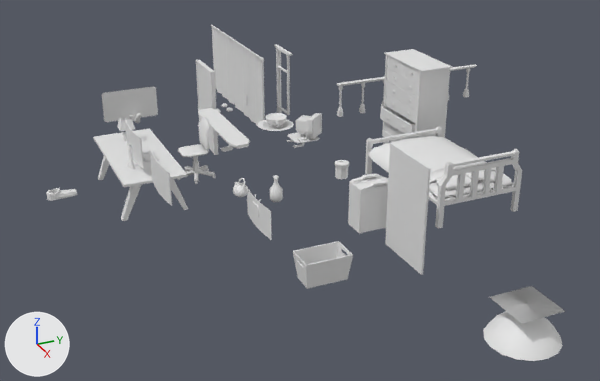
The Blender file assets/3d/householdModels.blend as it was, and as the next commit left it.
Camera for both pictures: a camera (50 mm lens) standing at (25.11, -11.64, 11.08) and looking at (1.52, -1.03, -0.71). The lights are fixed; the arrows at lower left show +X, +Y and +Z.
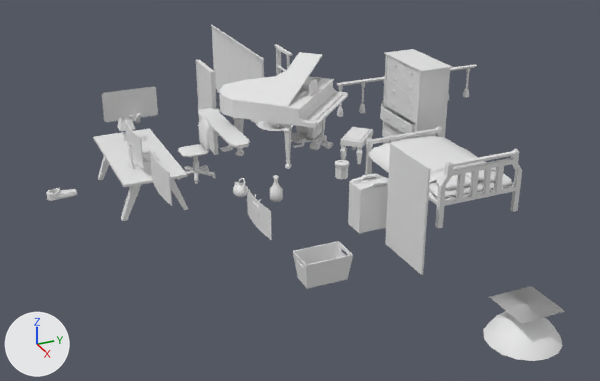
Boxes [x1, y1, x2, y2] around the edits, measured in the pictures (600 x 381 px):
'grandPiano', added
    after: [219, 52, 373, 169]
'grandPiano.003', added
    after: [344, 127, 370, 141]
'grandPiano.001', added
    after: [311, 94, 343, 121]
'Cube.040', added
    after: [309, 80, 318, 96]
'grandPiano.002', added
    after: [320, 140, 333, 149]
'grandPiano.004', added
    after: [289, 94, 320, 106]

Diff of the bpy script that builds the scene:
```diff
--- a/assets/3d/householdModels.blend.py
+++ b/assets/3d/householdModels.blend.py
@@ me_grandpiano_004 @@
+me_grandpiano_004.from_pydata(...)  # 28 vertices, 24 faces; spans x -87.2..-74.8, y 6.4..8.0, z 1.2..16.2
@@ me_cube_040 @@
+me_cube_040.from_pydata(...)  # 180 vertices, 178 faces; spans x -1.02..1.02, y -1.65..1.65, z -1.34..1.22
@@ me_grandpiano_003 @@
+me_grandpiano_003.from_pydata([(-72.69, 2.57, 2.42), (-72.69, 3.21, 2.42), (-74.42, 2.57, 4.15), (-74.42, 3.21, 4.15), (-75.95, 2.57, -0.83), (-75.95, 3.21, -0.83), (-77.68, 2.57, 0.89), (-77.68, 3.21, 0.89)], [], [(0, 1, 3, 2), (2, 3, 7, 6), (6, 7, 5, 4), (4, 5, 1, 0), (7, 3, 1, 5)])
@@ me_grandpiano_002 @@
+me_grandpiano_002.from_pydata(...)  # 60 vertices, 48 faces; spans x -79.65..-77.51, y 0.47..1.21, z 3.83..5.98
@@ me_grandpiano_001 @@
+me_grandpiano_001.from_pydata(...)  # 969 vertices, 765 faces; spans x -84.15..-73.81, y 6.33..6.52, z 0.03..10.36
@@ me_grandpiano @@
+me_grandpiano.from_pydata(...)  # 1433 vertices, 1245 faces; spans x -88.5..-72.1, y -0.7..12.2, z -1.4..19.1
@@ ob_grandpiano_004 @@
+ob_grandpiano_004 = bpy.data.objects.new('grandPiano.004', me_grandpiano_004)
+ob_grandpiano_004.location = (19.28, 1.84, 0.0)
+ob_grandpiano_004.rotation_euler = (1.571, 0.0, 0.0)  # degrees (90, 0, 0)
+ob_grandpiano_004.scale = (0.244, 0.244, 0.244)
@@ ob_cube_040 @@
+ob_cube_040 = bpy.data.objects.new('Cube.040', me_cube_040)
+ob_cube_040.location = (-0.22, 0.26, 2.29)
+ob_cube_040.rotation_euler = (0.175, 0.0, -0.785)  # degrees (10, 0, -45)
+ob_cube_040.scale = (0.386, 0.00698, 0.184)
@@ ob_grandpiano_003 @@
+ob_grandpiano_003 = bpy.data.objects.new('grandPiano.003', me_grandpiano_003)
+ob_grandpiano_003.location = (19.28, 1.84, 0.0)
+ob_grandpiano_003.rotation_euler = (1.571, 0.0, 0.0)  # degrees (90, 0, 0)
+ob_grandpiano_003.scale = (0.244, 0.244, 0.244)
@@ ob_grandpiano_002 @@
+ob_grandpiano_002 = bpy.data.objects.new('grandPiano.002', me_grandpiano_002)
+ob_grandpiano_002.location = (19.28, 1.84, 0.0)
+ob_grandpiano_002.rotation_euler = (1.571, 0.0, 0.0)  # degrees (90, 0, 0)
+ob_grandpiano_002.scale = (0.244, 0.244, 0.244)
@@ ob_grandpiano_001 @@
+ob_grandpiano_001 = bpy.data.objects.new('grandPiano.001', me_grandpiano_001)
+ob_grandpiano_001.location = (19.28, 1.84, 0.0)
+ob_grandpiano_001.rotation_euler = (1.571, 0.0, 0.0)  # degrees (90, 0, 0)
+ob_grandpiano_001.scale = (0.244, 0.244, 0.244)
@@ ob_grandpiano @@
+ob_grandpiano = bpy.data.objects.new('grandPiano', me_grandpiano)
+ob_grandpiano.location = (19.28, 1.84, 0.0)
+ob_grandpiano.rotation_euler = (1.571, 0.0, 0.0)  # degrees (90, 0, 0)
+ob_grandpiano.scale = (0.244, 0.244, 0.244)
```
